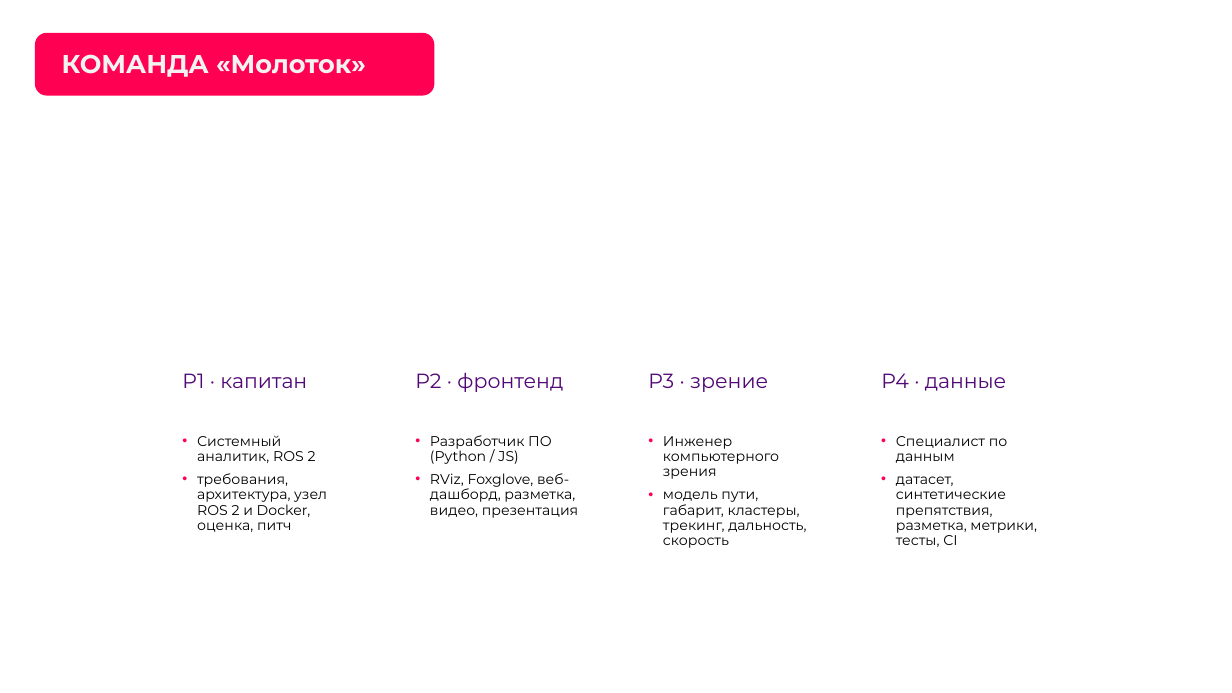
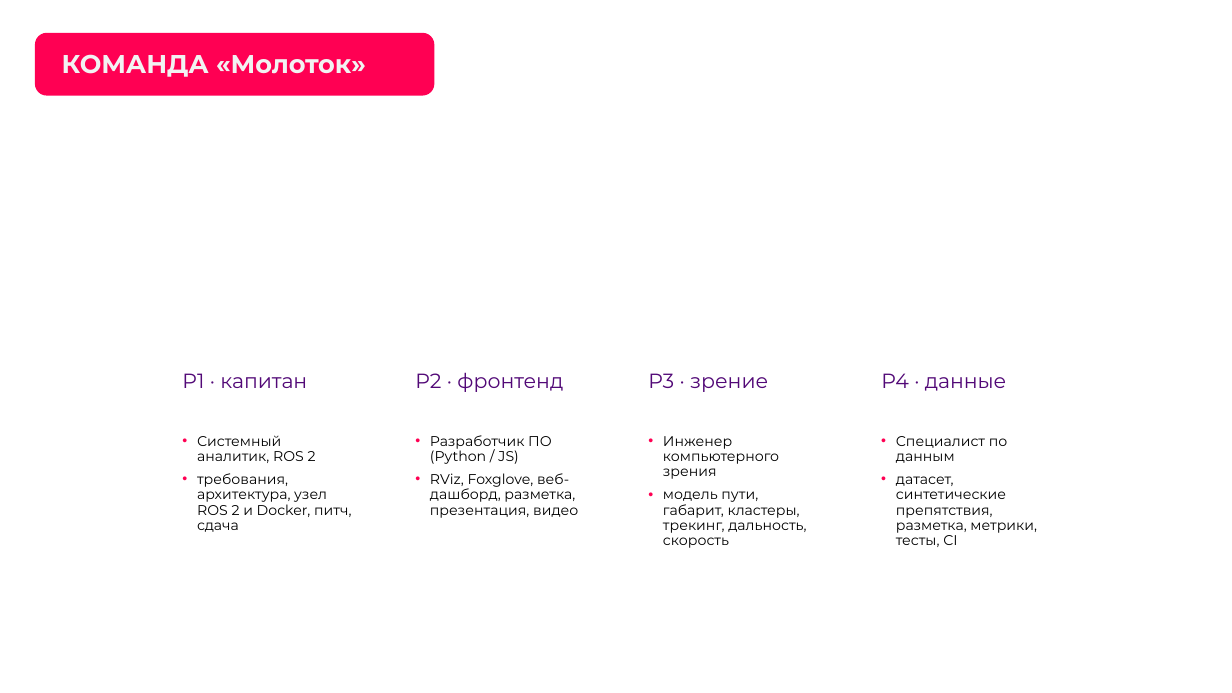
Before and after one commit to pmixay/ReSense, a slide deck: slide 3 of docs/presentation/ReSense_LCT2026.pptx. Drawn at 1232x693 pixels with LibreOffice and Linux fonts; fonts in the diff are those of the drawing; background and template pictures are left out. Boxes give left, top, right and bottom in pixels: in the first picture for what was removed or moved away, otherwise in the second. Text is boxed around its words. In the diff, an @@ line names an element or a change of style, - is before the commit and + after.

```diff
--- a/docs/presentation/ReSense_LCT2026.pptx
+++ b/docs/presentation/ReSense_LCT2026.pptx
@@ text at [197,473,351,532]: text changed @@
-• требования, архитектура, узел ROS 2 и Docker, оценка, питч
+• требования, архитектура, узел ROS 2 и Docker, питч, сдача
@@ text at [430,473,578,518]: text changed @@
-• RViz, Foxglove, веб-дашборд, разметка, видео, презентация
+• RViz, Foxglove, веб-дашборд, разметка, презентация, видео
```
Also in this commit, not shown: 11 other slides changed, 43 other files.
